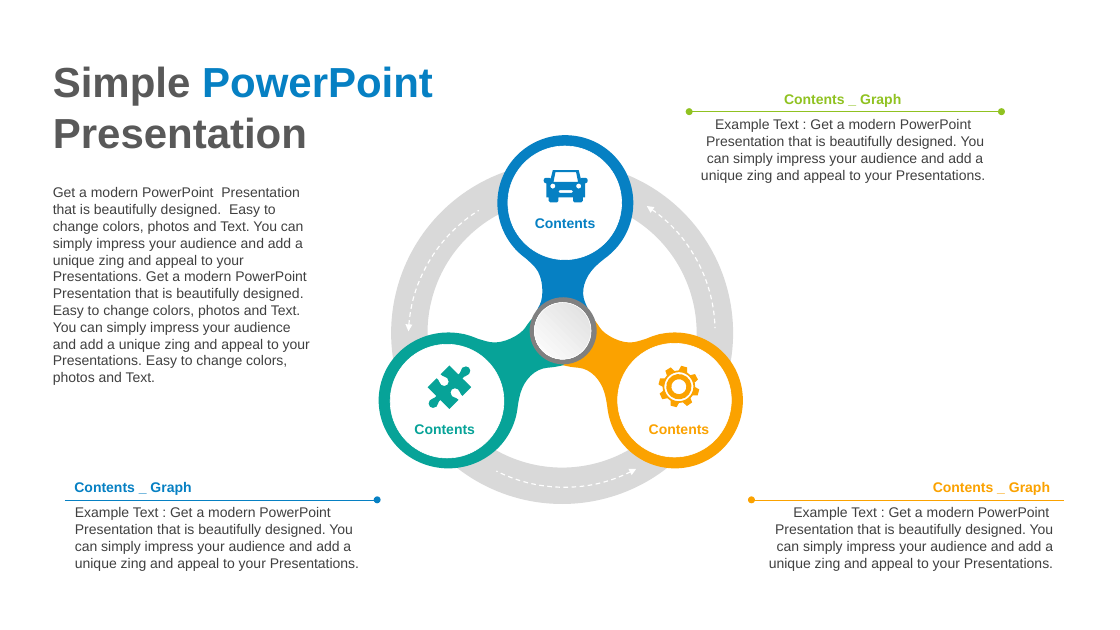
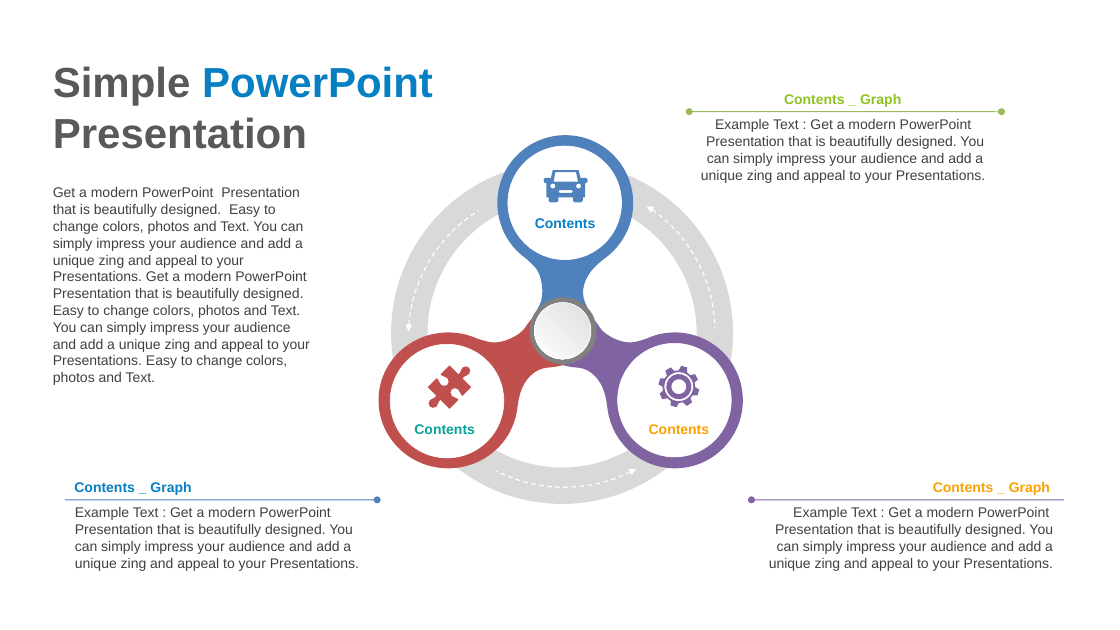
Before and after one commit to thanhlongvl/sportdemo, a slide deck: slide 21 of industry 4.0-Revolution-PowerPoint-Templates.pptx (slide 18 before the commit). Drawn at 1120x630 pixels with LibreOffice and Linux fonts; fonts in the diff are those of the drawing. Boxes give left, top, right and bottom in pixels: in the first picture for what was removed or moved away, otherwise in the second. Text is boxed around its words. In the diff, an @@ line names an element or a change of style, - is before the commit and + after.

```diff
--- a/industry 4.0-Revolution-PowerPoint-Templates.pptx
+++ b/industry 4.0-Revolution-PowerPoint-Templates.pptx
@@ freeform shape at <box>453,98,688,343</box>: fill #0680C3 to #4F81BD; outline redrawn @@
@@ double arrow (689, 112) - (1002, 112): stroke #90C221 0.5 pt to #9BBB59 0.74 pt @@
@@ outline #FFFFFF 1 pt dashed to #FFFFFF 0.99 pt in 3 elements at <box>415,182,715,482</box>, <box>353,132,764,543</box>, <box>361,134,767,540</box> @@
@@ freeform shape at <box>544,171,587,202</box>: fill #0680C3 to #4F81BD; outline redrawn @@
@@ freeform shape at <box>370,315,564,477</box>: fill #07A398 to #C0504D; outline redrawn @@
@@ outline #FFFFFF 0.5 pt to #FFFFFF 0.51 pt in 4 elements at <box>508,146,622,260</box>, <box>618,344,731,457</box>, <box>391,344,504,458</box>, <box>534,302,591,359</box> @@
@@ freeform shape at <box>563,315,753,477</box>: fill #FBA200 to #8064A2 @@
@@ freeform shape at <box>419,357,481,418</box>: fill #07A398 to #C0504D; outline redrawn @@
@@ freeform shape at <box>659,366,700,408</box>: fill #FBA200 to #8064A2; outline redrawn @@
@@ arrow (65, 500) - (377, 500): stroke #0680C3 0.5 pt to #4F81BD 0.74 pt @@
@@ arrow (752, 500) - (1064, 500): stroke #FBA200 0.5 pt to #8064A2 0.74 pt @@
```
Also in this commit, not shown: 46 other slides changed, 3 slides added, 1 slide removed, 1 other file.
